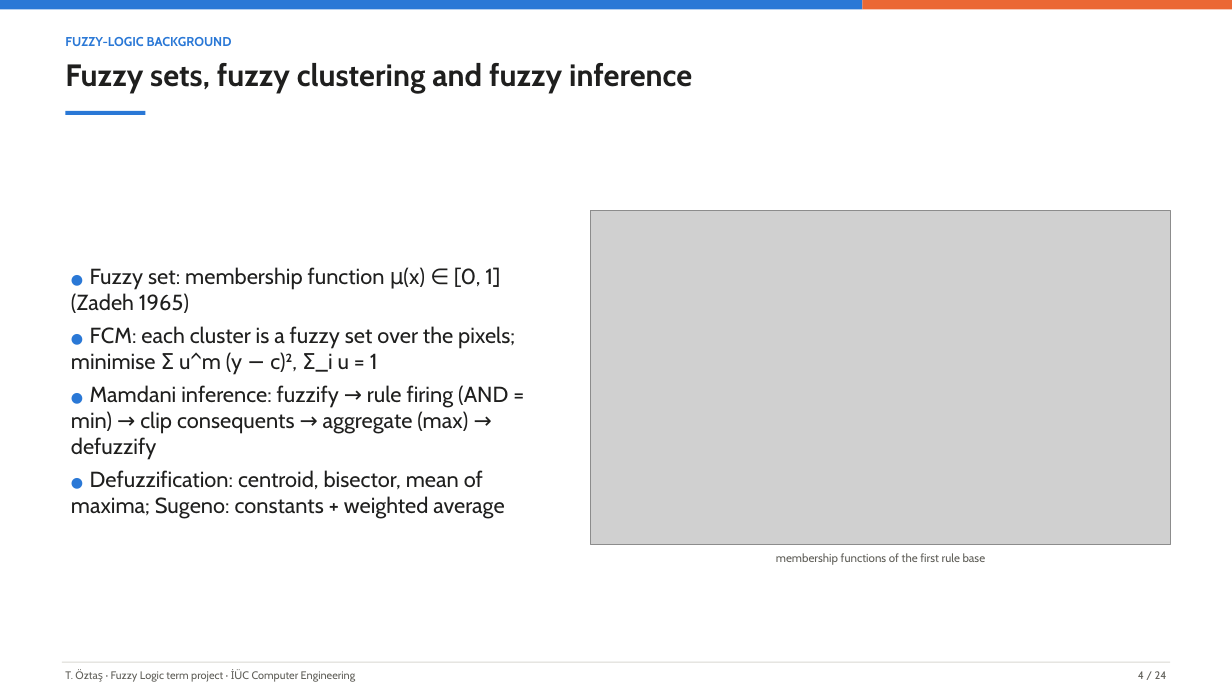
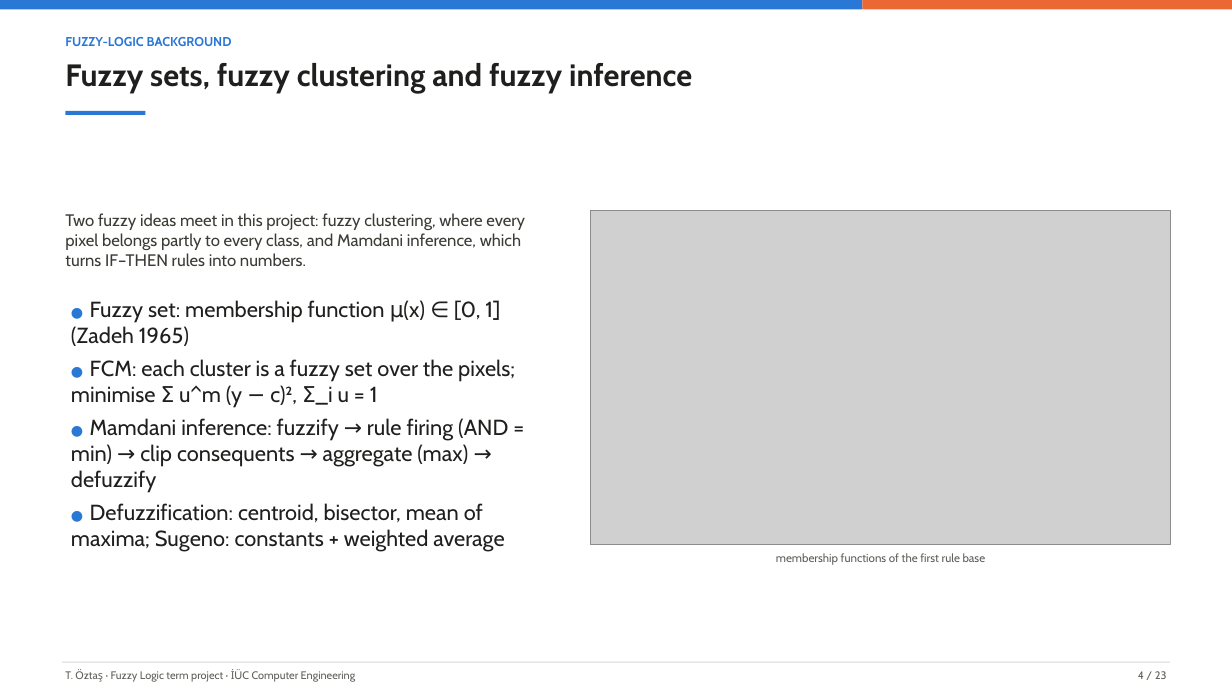
Before and after one commit to tarikoztas/fuzzy-logic-project, a slide deck: slide 4 of presentation/presentation.pptx. Drawn at 1232x693 pixels with LibreOffice and Linux fonts; fonts in the diff are those of the drawing; grey boxes stand for pictures. Boxes give left, top, right and bottom in pixels: in the first picture for what was removed or moved away, otherwise in the second. Text is boxed around its words. In the diff, an @@ line names an element or a change of style, - is before the commit and + after.

Commit message:
faz9: slides without the demo and the inconsistency slide; short lead text on every content slide (D-048)

```diff
--- a/presentation/presentation.pptx
+++ b/presentation/presentation.pptx
@@ text added at bbox=[65, 213, 525, 266], 13 pt, text #3C3B36 @@
+Two fuzzy ideas meet in this project: fuzzy clustering, where every pixel belongs partly to every class, and Mamdani inference, which turns IF–THEN rules into numbers.
@@ text "● Fuzzy set: membership function ...": place and size @@
-text "● Fuzzy set: membership function ..." at bbox=[71, 267, 515, 519]
+text "● Fuzzy set: membership function ..." at bbox=[71, 300, 515, 552]
@@ text "● Fuzzy set: membership function ..." at bbox=[71, 300, 515, 552]: vertical alignment middle to top @@
@@ text at bbox=[1138, 671, 1167, 679]: text changed @@
-4 / 24
+4 / 23
```
Also in this commit, not shown: 21 other slides changed, 1 slide removed, 12 other files.
